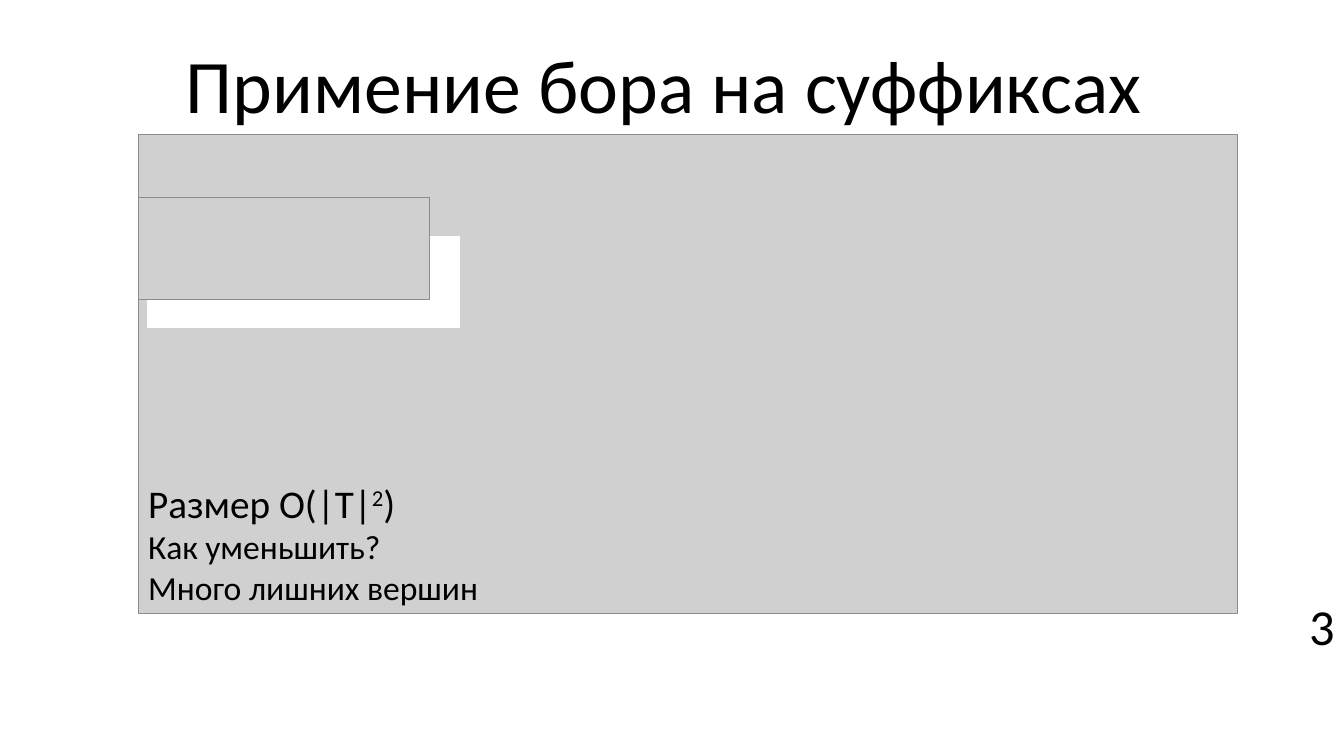
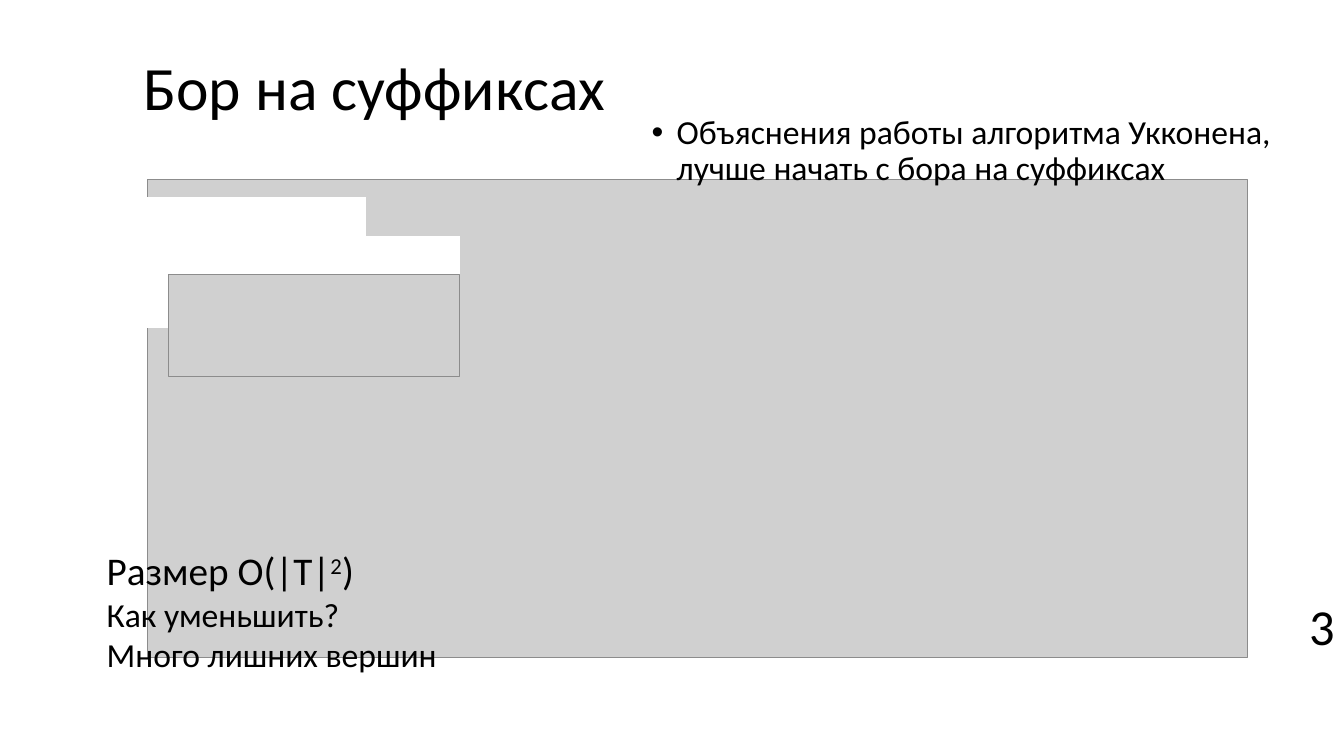
Before and after one commit to Pompon-Den/Suff-Tree-Algorithm-Ykkonen, a slide deck: slide 4 of Algorithm Ykkonena.pptx. Drawn at 1344x756 pixels with LibreOffice and Linux fonts; fonts in the diff are those of the drawing; grey boxes stand for pictures; background and template pictures are left out. Boxes give left, top, right and bottom in pixels: in the first picture for what was removed or moved away, otherwise in the second. Text is boxed around its words. In the diff, an @@ line names an element or a change of style, - is before the commit and + after.

```diff
--- a/Algorithm Ykkonena.pptx
+++ b/Algorithm Ykkonena.pptx
@@ title at box(143, 68, 605, 120): text changed; size 54 to 44 pt @@
-Примение бора на суффиксах
+Бор на суффиксах
@@ text added at box(677, 121, 1270, 189), 24 pt, text #000000 @@
+• Объяснения работы алгоритма Укконена, лучше начать с бора на суффиксах
@@ picture: place and size @@
-picture at box(138, 135, 1238, 613)
+picture at box(147, 179, 1247, 657)
@@ picture: place and size @@
-picture at box(138, 198, 430, 299)
+picture at box(169, 275, 461, 377)
@@ text "Размер О(|Т|2)" rewrapped from box(148, 489, 478, 606) to box(107, 553, 437, 676) @@
```
Also in this commit, not shown: 7 other slides changed, 4 slides added, 1 slide removed, 3 other files.
